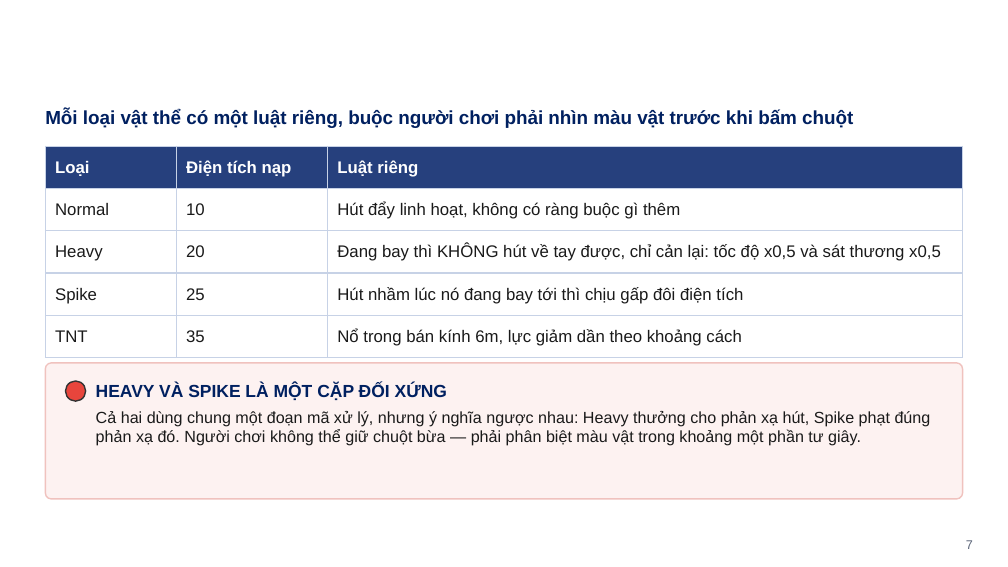
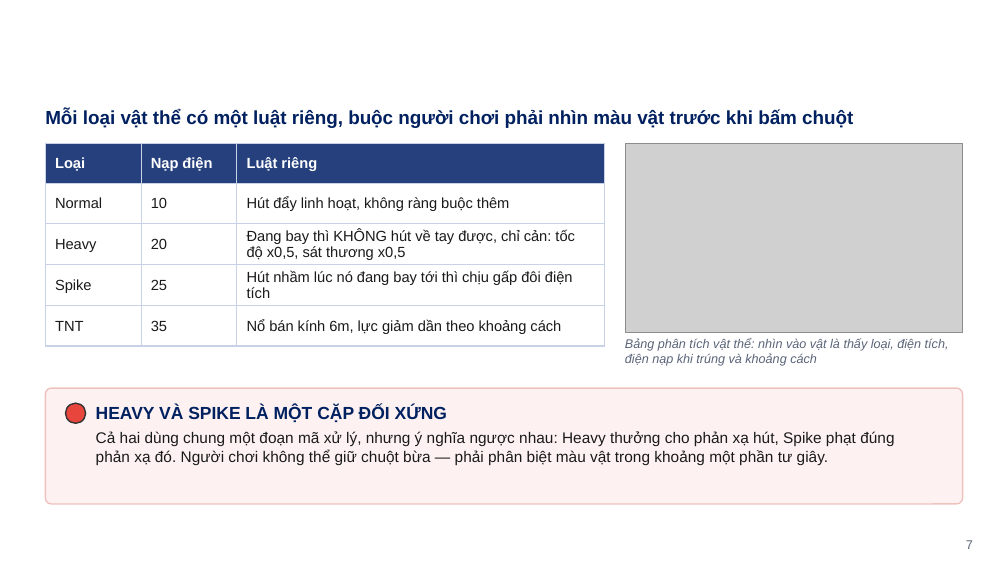
Before and after one commit to nhgkhiem0307/Magneto-Dome, a slide deck: slide 7 of NOP_BAI/[ĐT-QĐ04-BM08] Final Project.pptx. Drawn at 1008x567 pixels with LibreOffice and Linux fonts; fonts in the diff are those of the drawing; grey boxes stand for pictures; background and template pictures are left out. Boxes give left, top, right and bottom in pixels: in the first picture for what was removed or moved away, otherwise in the second. Text is boxed around its words. In the diff, an @@ line names an element or a change of style, - is before the commit and + after.

```diff
--- a/NOP_BAI/[ĐT-QĐ04-BM08] Final Project.pptx
+++ b/NOP_BAI/[ĐT-QĐ04-BM08] Final Project.pptx
@@ table at [45, 143, 605, 338] @@
-row 1, column 2: Điện tích nạp
+row 1, column 2: Nạp điện
-row 2, column 3: Hút đẩy linh hoạt, không có ràng buộc gì thêm
+row 2, column 3: Hút đẩy linh hoạt, không ràng buộc thêm
-row 3, column 3: Đang bay thì KHÔNG hút về tay được, chỉ cản lại: tốc độ x0,5 và sát thương x0,5
+row 3, column 3: Đang bay thì KHÔNG hút về tay được, chỉ cản: tốc độ x0,5, sát thương x0,5
-row 5, column 3: Nổ trong bán kính 6m, lực giảm dần theo khoảng cách
+row 5, column 3: Nổ bán kính 6m, lực giảm dần theo khoảng cách
@@ size 12 to 10.5 pt in "Loại", "Luật riêng", "Normal", "10" and 7 more places @@
@@ table: place and size @@
-table at [45, 146, 963, 350]
+table at [45, 143, 605, 338]
@@ picture added at [625, 143, 962, 333] @@
@@ text added at [625, 338, 949, 366], 9 pt, text #5A6478, italic @@
+Bảng phân tích vật thể: nhìn vào vật là thấy loại, điện tích, điện nạp khi trúng và khoảng cách
@@ rounded rectangle: place and size @@
-rounded rectangle at [45, 363, 963, 499]
+rounded rectangle at [45, 388, 963, 504]
@@ rounded rectangle at [45, 388, 963, 504]: proportions changed @@
@@ ellipse: place and size @@
-ellipse at [66, 381, 86, 401]
+ellipse at [66, 403, 86, 423]
@@ text "HEAVY VÀ SPIKE LÀ MỘT ...": place and size @@
-text "HEAVY VÀ SPIKE LÀ MỘT ..." at [96, 383, 447, 400]
+text "HEAVY VÀ SPIKE LÀ MỘT ..." at [96, 405, 447, 422]
@@ text "Cả hai dùng chung một ...": place and size @@
-text "Cả hai dùng chung một ..." at [96, 411, 931, 446]
+text "Cả hai dùng chung một ..." at [96, 431, 894, 465]
@@ text "Cả hai dùng chung một ..." at [96, 431, 894, 465]: size 11.5 to 11 pt @@
```
Also in this commit, not shown: 3 other slides changed, 43 other files.
